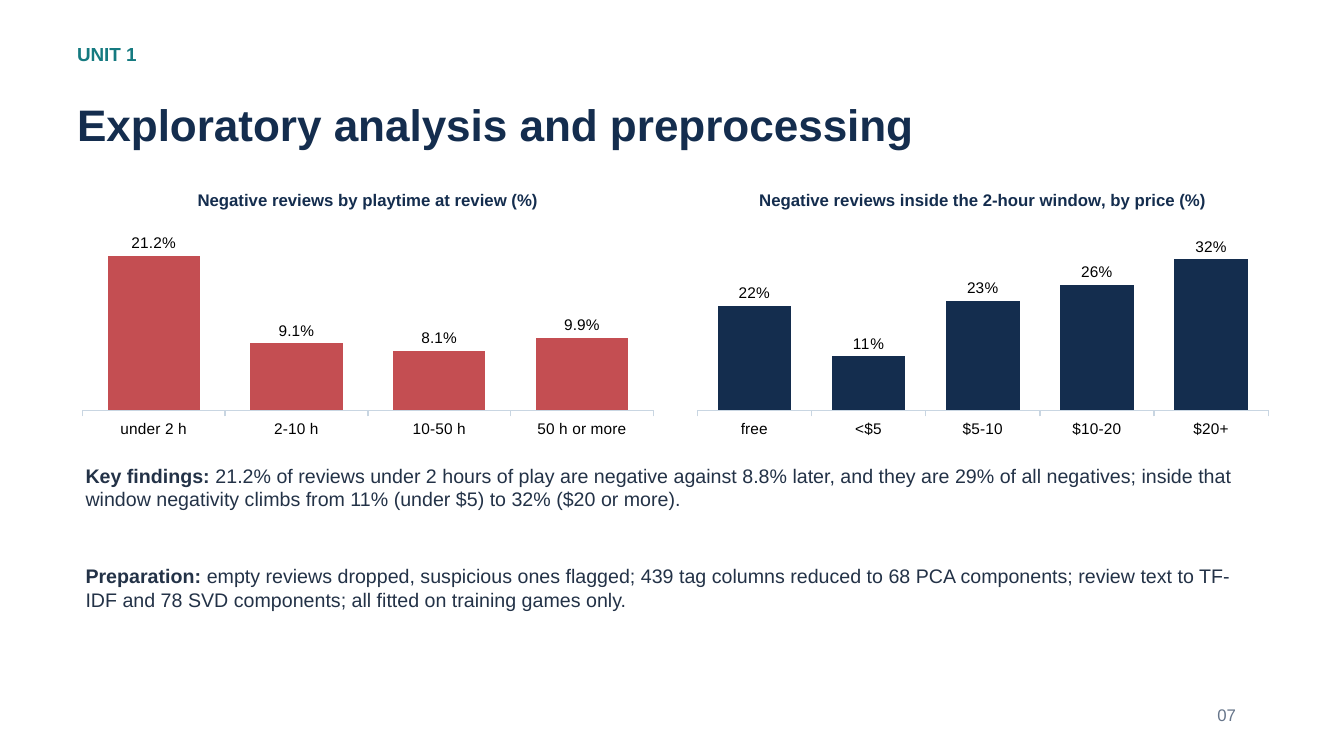
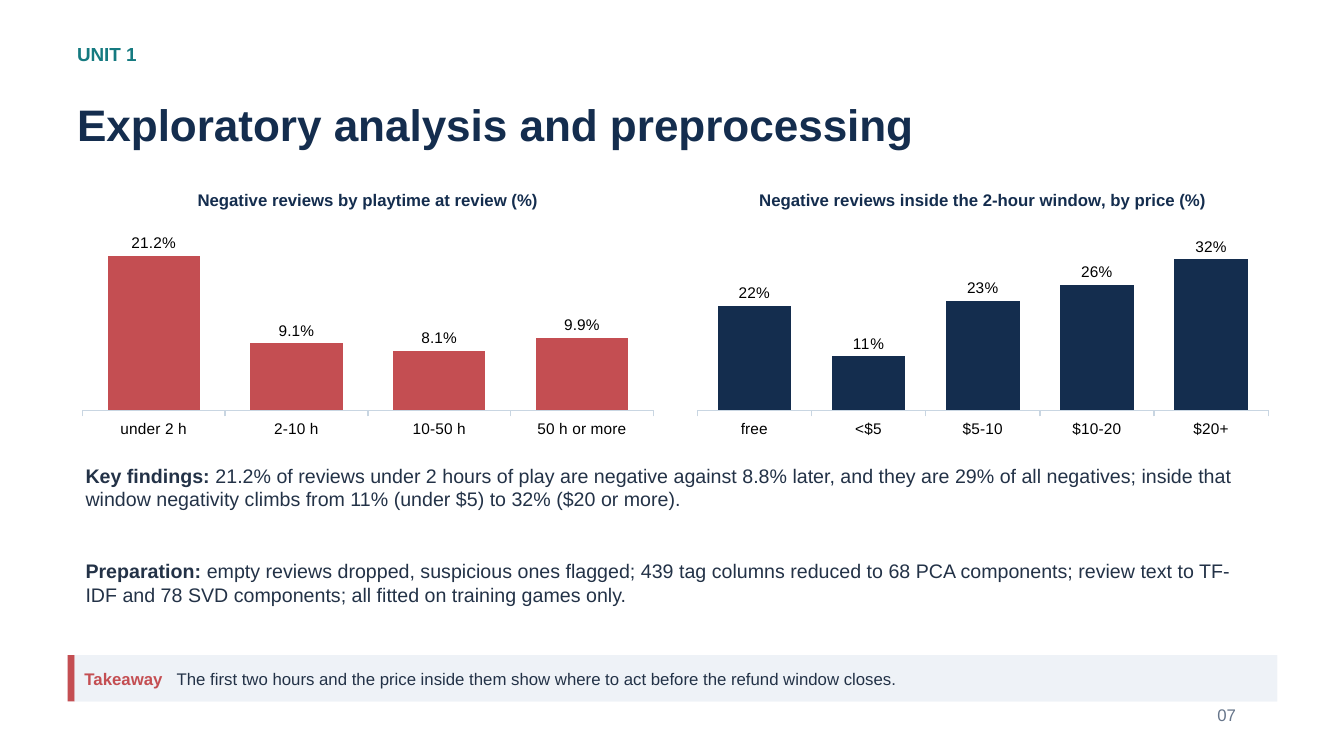
Before and after one commit to Shan713/IndieGuard, a slide deck: slide 7 of slides/review2.pptx. Drawn at 1344x756 pixels with LibreOffice and Linux fonts; fonts in the diff are those of the drawing. Boxes give left, top, right and bottom in pixels: in the first picture for what was removed or moved away, otherwise in the second. Text is boxed around its words. In the diff, an @@ line names an element or a change of style, - is before the commit and + after.

Commit message:
Review 2 slides: Review 1 style explanations and visuals (takeaway strips, method flow diagrams, confusion matrix, rule chart)

```diff
--- a/slides/review2.pptx
+++ b/slides/review2.pptx
@@ text "Preparation: empty reviews dropped, suspicious ...": place and size @@
-text "Preparation: empty reviews dropped, suspicious ..." at bbox=[86, 568, 1229, 611]
+text "Preparation: empty reviews dropped, suspicious ..." at bbox=[86, 563, 1229, 606]
@@ rectangle added at bbox=[68, 655, 1277, 702], fill #EEF2F7 @@
@@ rectangle added at bbox=[68, 655, 75, 702], fill #C44E52 @@
@@ rectangle added at bbox=[75, 655, 1277, 702], fill #EEF2F7, 12 pt, text #233247 @@
+Takeaway The first two hours and the price inside them show where to act before the refund window closes.
```
Also in this commit, not shown: 11 other slides changed.
